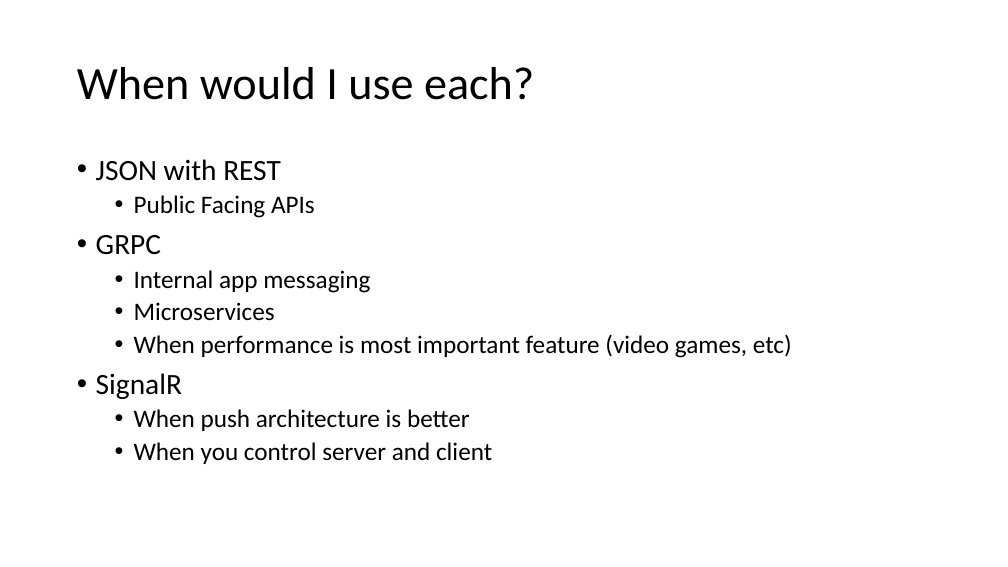
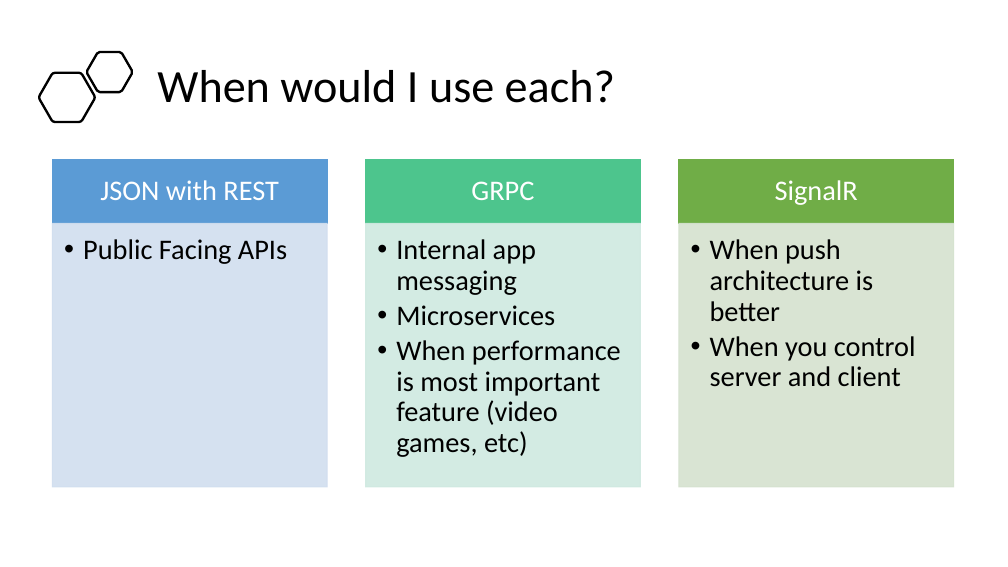
Before and after one commit to ProgrammerAL/Presentations-2020, a slide deck: slide 4 of 2020-04-14 ONETUG App Communication Juxtaposition/Presentation.pptx. Drawn at 1008x567 pixels with LibreOffice and Linux fonts; fonts in the diff are those of the drawing. Boxes give left, top, right and bottom in pixels: in the first picture for what was removed or moved away, otherwise in the second. Text is boxed around its words. In the diff, an @@ line names an element or a change of style, - is before the commit and + after.

```diff
--- a/2020-04-14 ONETUG App Communication Juxtaposition/Presentation.pptx
+++ b/2020-04-14 ONETUG App Communication Juxtaposition/Presentation.pptx
@@ freeform shape added at bbox=[87, 52, 132, 92], outline #000000 2.25 pt @@
@@ title "When would I use each?": place and size @@
-title "When would I use each?" at bbox=[77, 67, 534, 100]
+title "When would I use each?" at bbox=[157, 70, 615, 103]
@@ freeform shape added at bbox=[39, 73, 95, 122], outline #000000 2.25 pt @@
@@ text removed at bbox=[96, 159, 792, 464] @@
-• JSON with REST
-  • Public Facing APIs
-• GRPC
-  • Internal app messaging
-  • Microservices
-  • When performance is most important feature (video games, etc)
-• SignalR
-  • When push architecture is better
-  • When you control server and client
@@ group added at bbox=[52, 160, 954, 488]: 6 rectangles, 6 texts @@
+JSON with REST
+  • Public Facing APIs
+GRPC
+  • Internal app messaging
+  • Microservices
+  • When performance is most important feature (video games, etc)
+SignalR
+  • When push architecture is better
+  • When you control server and client
```
Also in this commit, not shown: 11 other slides changed, 1 slide added.
